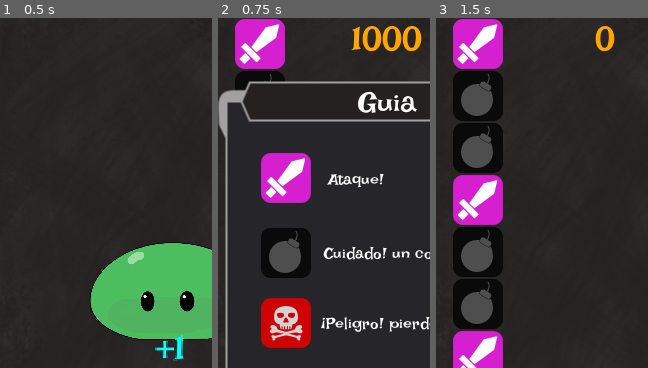
Above: before the commit, frames 1-3 (left to right).
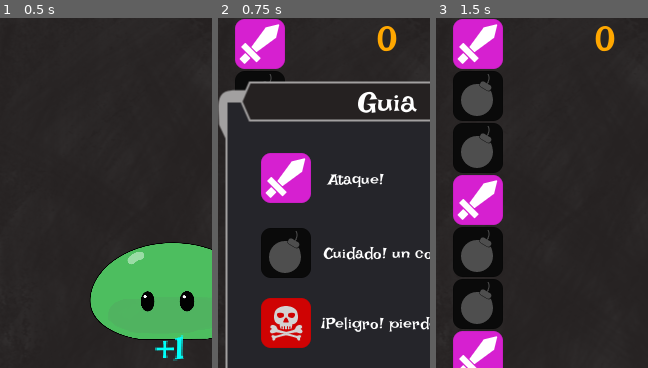
Above: after the commit, the same moments.

Repository: Raizu548/JAM-ChacoDevs
Game: Godot game, scene res://juego/menus/MenuPrincipal.tscn
Same seed, same stepped clock (60 frames per second), same inputs: the game is played once before the commit and once after it.
Inputs:
- Up to frame 1 (0.5 s): no input
- Up to frame 2 (0.75 s): click "Jugar" at 0.5 s
- Up to frame 3 (1.5 s): click "Continuar" at 1.25 s
The pictures show only the part of the screen within x 10-60%, y 11-61%; the shares and areas given below are measured in that part.

Frame 1 is identical in both runs. In frame 2, 1.5% of the frame differs, in the area x 62-97%, y 2-10%; in frame 3, nothing differs.

Commit message:
eliminacion de print

Diff:
--- a/juego/Autoloads/DatosJuego.gd
+++ b/juego/Autoloads/DatosJuego.gd
@@ -16,7 +16,6 @@
 
 
 func puede_evolucionar() -> bool:
-	print("Puntos totales: ", puntosTotal, " - coste evolucion: ", array_pts_evolucion[nivel-1])
 	return puntosTotal >= array_pts_evolucion[nivel-1]
 
 
--- a/juego/HUD/VentanaEmergentederrota.gd
+++ b/juego/HUD/VentanaEmergentederrota.gd
@@ -12,7 +12,6 @@
 
 func disminuir() -> void:
 	puntaje = puntaje / 2
-	print(puntaje)
 	$LabelPts.text = "{pts}".format({"pts":puntaje})
 	DatosJuego.puntosTotal += puntaje
 
@@ -33,7 +32,6 @@
 		$SpriteCalavera.visible = false
 		$LabelMuerte.text = "¡Se acabo el tiempo!"
 		$LabelPts.text = "{pts}".format({"pts":puntaje})
-		print($LabelPts.visible)
 
 
 func _on_BotonAceptar_pressed() -> void:
--- a/juego/cuadroInformacion/BarraTiempo.gd
+++ b/juego/cuadroInformacion/BarraTiempo.gd
@@ -53,15 +53,5 @@
 		clamp(tiempoSeg,0,tiempoMax)
 
 
-#func disminuir_tiempo() -> void:
-#	tiempoSeg -= tiempoDisminuido
-#
-#
-#func disminuir_tiempo_max() -> void:
-#	if tiempoMaxActual > tiempoMaxMin:
-#		tiempoMaxActual -= valorDisminusionTiempoMax
-#		barraTiempo.max_value = tiempoMaxActual
-
 func _on_Timer_timeout() -> void:
 	aumentar_velocidad()
-	print("tiempo disminuido")
--- a/juego/cuadroInformacion/PuntuacionInGame.tscn
+++ b/juego/cuadroInformacion/PuntuacionInGame.tscn
@@ -96,7 +96,7 @@
 margin_bottom = 22.0
 custom_colors/font_color = Color( 1, 0.654902, 0, 1 )
 custom_fonts/font = SubResource( 1 )
-text = "1000"
+text = "0"
 align = 1
 valign = 1
 
